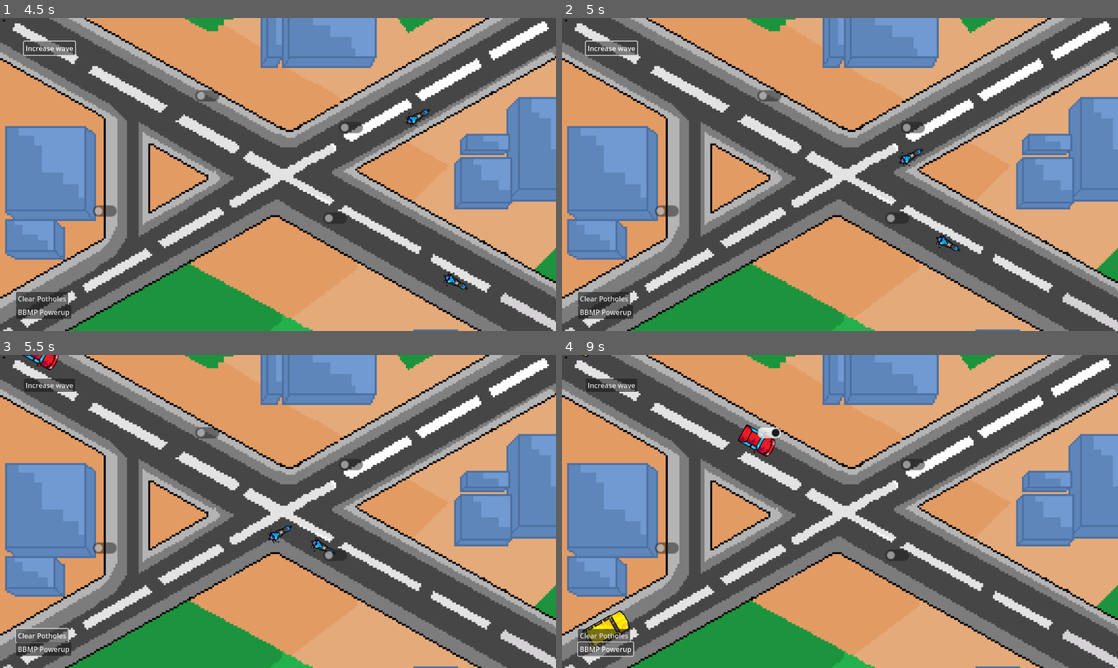
Above: before the commit, frames 1-4 (two rows, left to right).
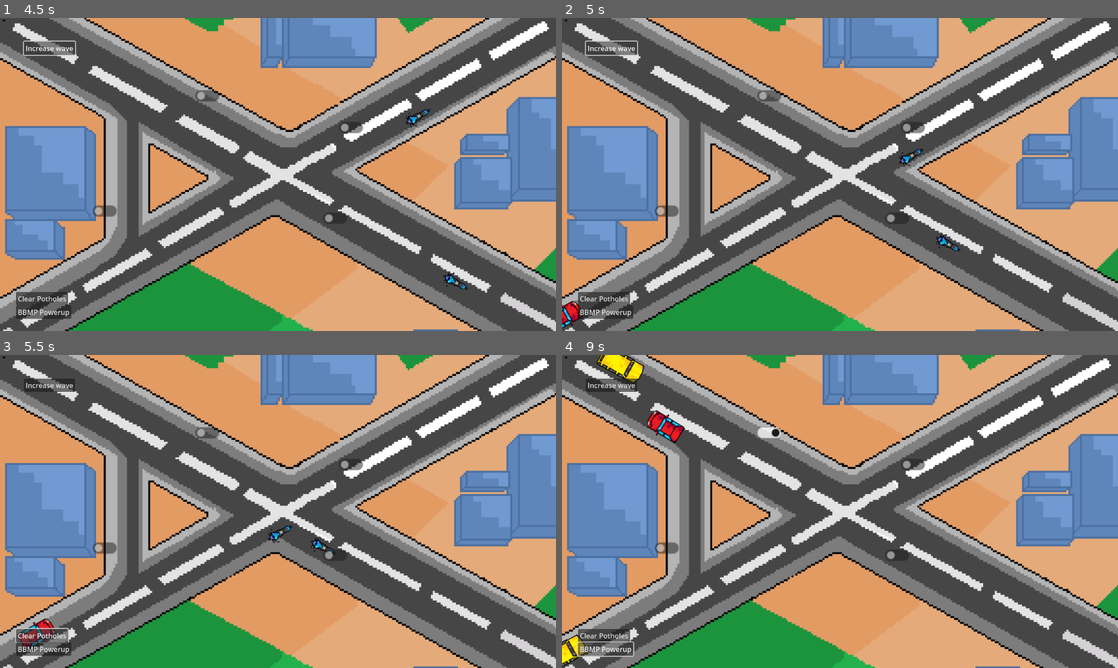
Above: after the commit, the same moments.

Repository: WinnerWind/omov-game
Game: Godot game, scene res://scenes/main.tscn
Two runs of this game, one before a commit and one after it. Both use one fixed random seed, a clock stepped at 60 frames per second and the inputs below.
Inputs (mouse positions are in pixels of both pictures, inside the frame that each line leads up to):
- Up to frame 1 (4.5 s): click (205, 96) at 0.52 s; click "Increase wave" at 1.25 s; click "Clear Potholes" at 2 s; click "BBMP Powerup" at 2.75 s; click (205, 96) at 3.52 s; click "Increase wave" at 4.25 s
- Up to frame 2 (5 s): no input
- Up to frame 3 (5.5 s): click "Clear Potholes" at 5 s
- Up to frame 4 (9 s): click "BBMP Powerup" at 5.75 s; click (767, 433) at 6.52 s; click "Increase wave" at 7.25 s; click "Clear Potholes" at 8 s; click "BBMP Powerup" at 8.75 s

Frame 1 is identical in both runs. In frame 2, 0.2% of the frame differs, in the area x 0-4%, y 90-100%; in frame 3, 0.5%; in frame 4, 2.0%, in the area x 0-39%, y 0-100%.

Commit message:
Fix spawn rates

Diff:
--- a/scripts/car_spawner.gd
+++ b/scripts/car_spawner.gd
@@ -45,18 +45,18 @@
 		var rand := randf()
 		var vehicle:CarPath
 		if not only_spawn_buses:
-			if rand < 0.2: #car spawn
+			if rand < 0.2: #bus spawn
 				# 20% chance
-				vehicle = car_packed.instantiate()
+				vehicle = bus_packed.instantiate()
 			elif rand < 0.5: #bike spawn
 				# 0.2 - 0.5
 				# 30% chance
 				vehicle = bike_packed.instantiate()
-			elif rand < 0.9: #ambulance spawn
+			elif rand < 0.9: #car spawn
 				#0.5 - 0.9
 				# 40% chance
-				vehicle = bus_packed.instantiate()
-			else: #bus spawn
+				vehicle = car_packed.instantiate()
+			else: #ambulance spawn
 				#10% chance
 				vehicle = ambulance_packed.instantiate()
 		else: #Only spawn buses
